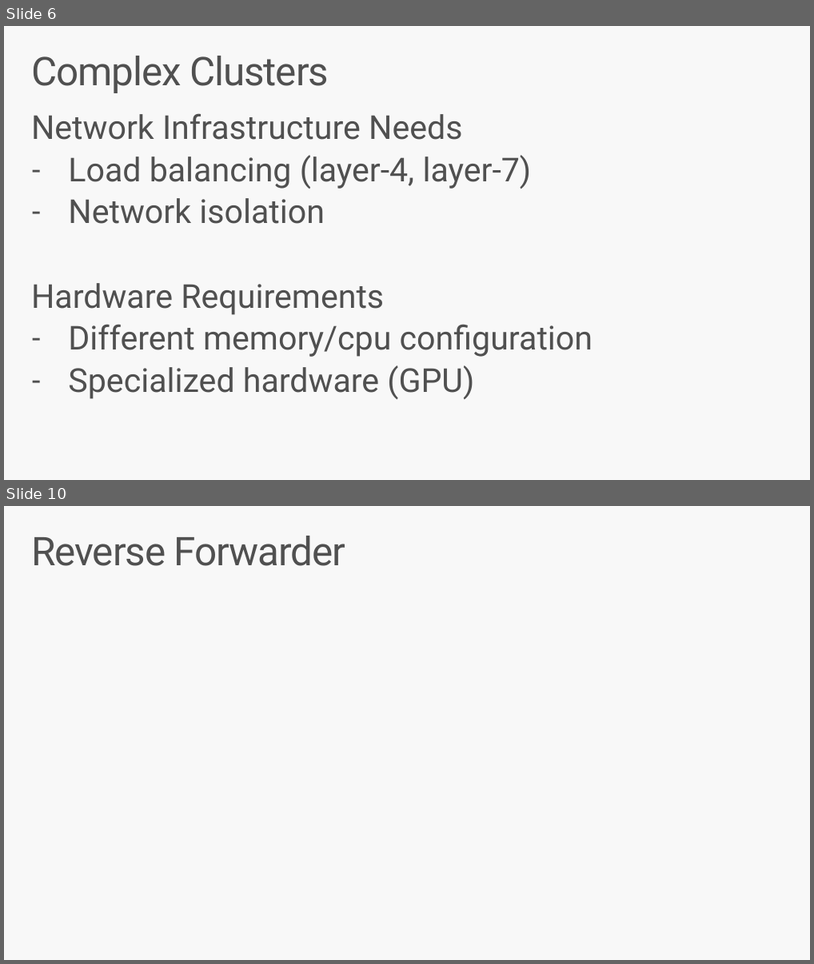
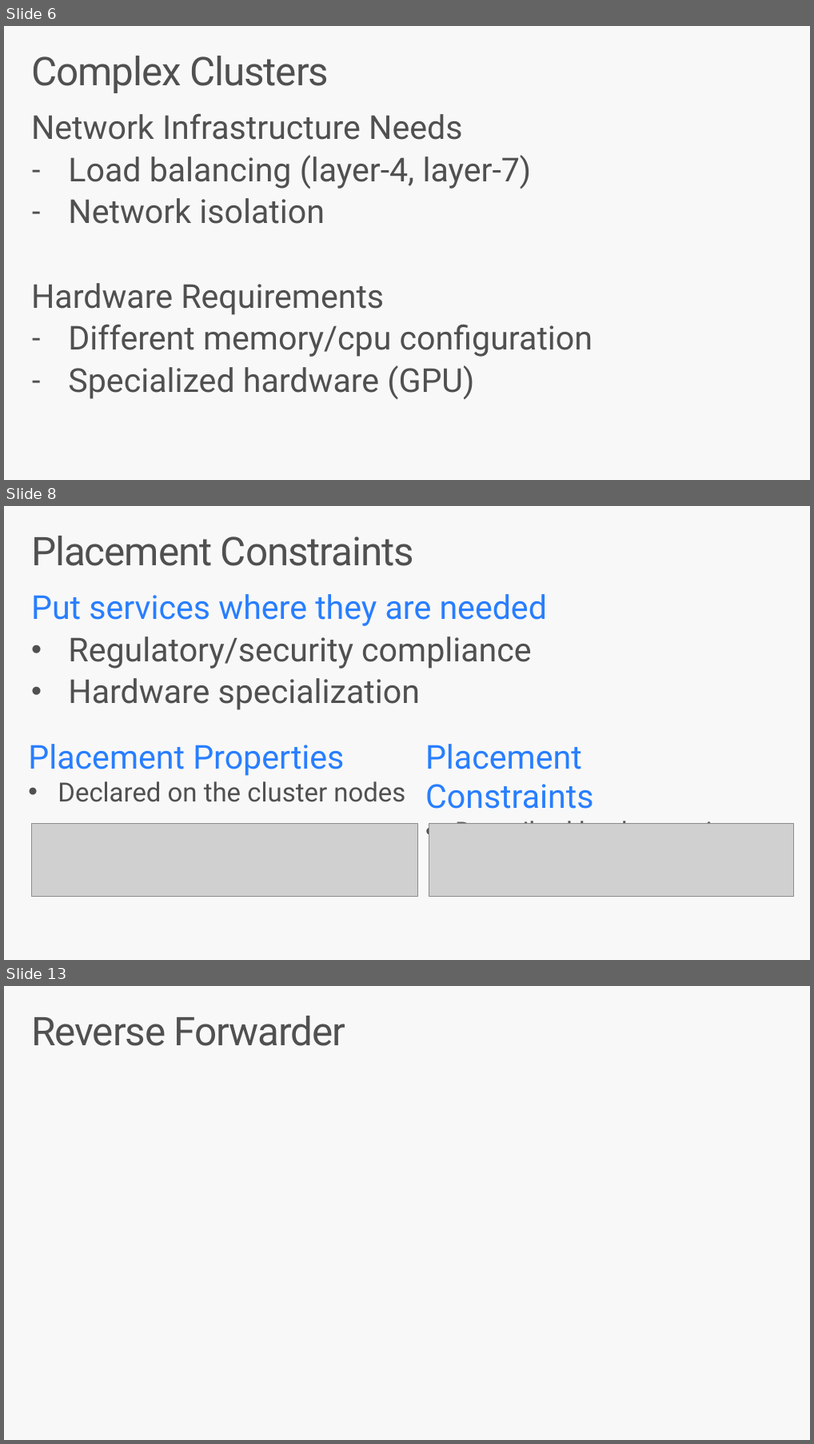
Before and after one commit to brentstineman/PersonalStuff, a slide deck: Presentations/Service Fabric/ServiceFabric Beyond Hello Workshop.pptx. Shown one above the other, each under a label of ours: slides 6 and 10 before the commit, slides 6, 8 and 13 after it; the slides between them are not shown. The pictures are 814x964 and 814x1444 pixels, drawn with LibreOffice and Linux fonts; fonts in the diff are those of the drawing; grey boxes stand for pictures. Boxes give left, top, right and bottom in pixels: in the first picture for what was removed or moved away, otherwise in the second. Text is boxed around its words. In the diff, an @@ line names an element or a change of style, - is before the commit and + after.

```diff
--- a/Presentations/Service Fabric/ServiceFabric Beyond Hello Workshop.pptx
+++ b/Presentations/Service Fabric/ServiceFabric Beyond Hello Workshop.pptx
@@ slide 8 added at bbox=[4, 506, 810, 960], background #F8F8F8 @@
@@ title added at bbox=[31, 536, 414, 566], 48 pt, text #505050 @@
+Placement Constraints
@@ text added at bbox=[31, 594, 547, 710], 40 pt, text #505050 @@
+Put services where they are needed
+• Regulatory/security compliance
+• Hardware specialization
@@ text added at bbox=[28, 744, 406, 802], 32 pt, text #505050 @@
+Placement Properties
+• Declared on the cluster nodes
@@ text added at bbox=[426, 744, 741, 824], 32 pt, text #505050 @@
+Placement Constraints
+• Described by the service
@@ picture added at bbox=[32, 824, 418, 896] @@
@@ picture added at bbox=[429, 823, 794, 896] @@
@@ what was slide 10 is now slide 13 @@
```
Also in this commit, not shown: 3 slides changed, 3 other slides added, 2 slides removed, 3 other files.
